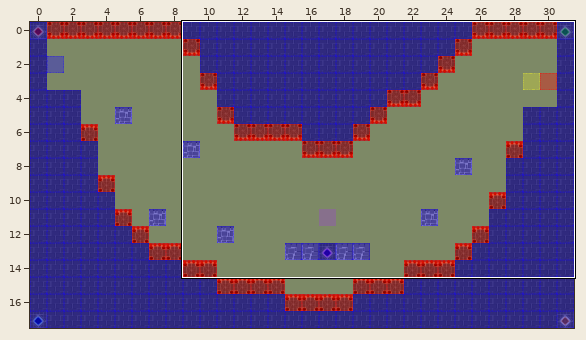
Two versions of a level (Tiled map, Spellington/res/map/mapCastle38.tmx). The picture above shows the old version from afar; the outline marks the close-up.
Close-up. Before the commit:
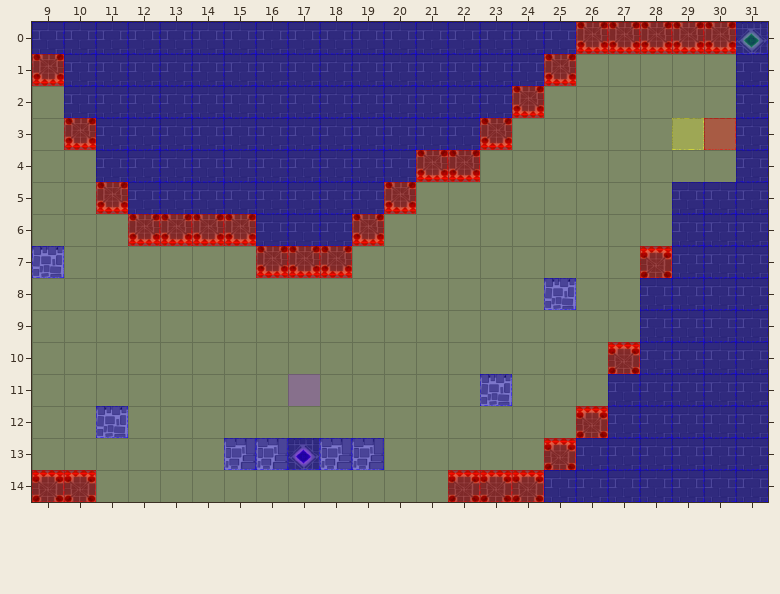
Cells are 50x50 px. Shown: x 9..31, y 0..14.
New version:
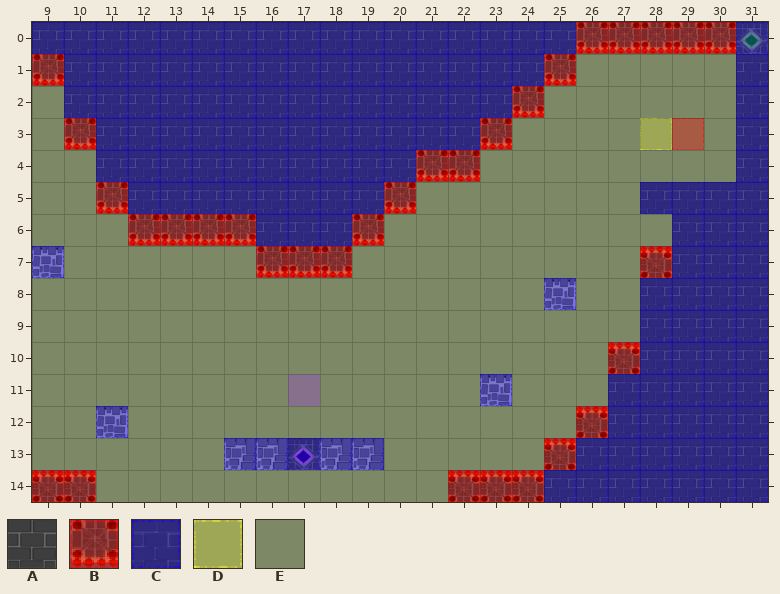
Key: from "castleTile": A 13; from "collisionTile": B 0, C 3, D 4, E 11.
_ is an empty cell.
See-through tiles are keyed as they look on the map.
Change:
{"where": "layer \"terrain\""}
{"y":5,"x":28,"old":"_","new":"A"}
{"where": "layer \"collision\""}
{"y":5,"x":28,"old":"E","new":"C"}
{"where": "layer \"event\""}
{"y":3,"x":28,"old":"_DB","new":"DB_"}
{"label":"changed","picture_box":[640,118,736,150]}
{"label":"changed","picture_box":[640,182,672,214]}
